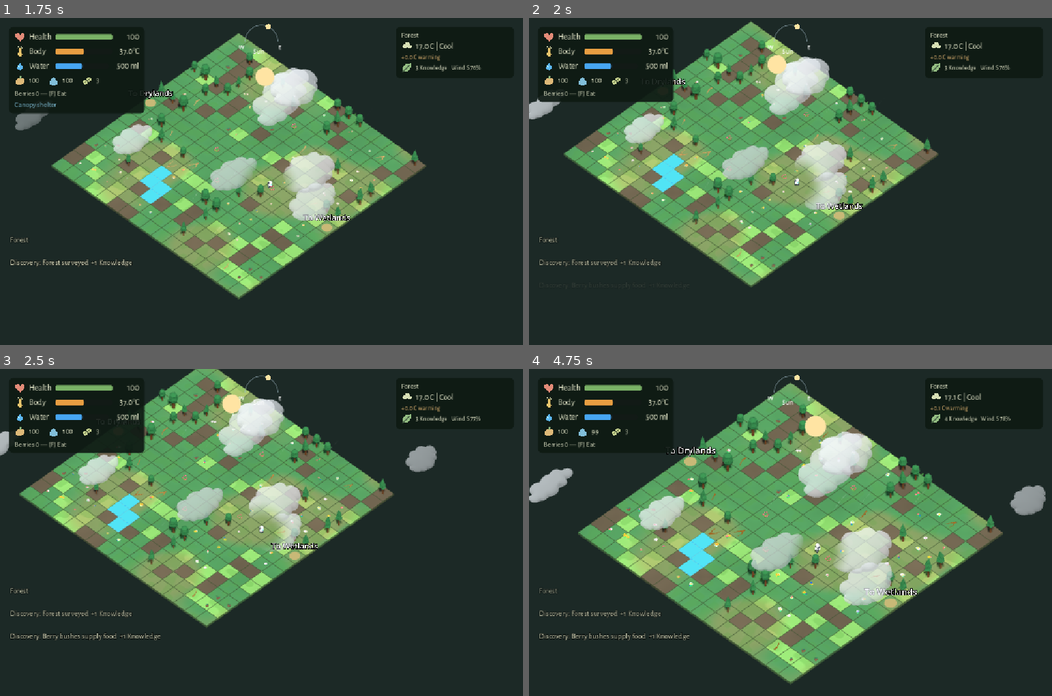
Above: before the commit, frames 1-4 (two rows, left to right).
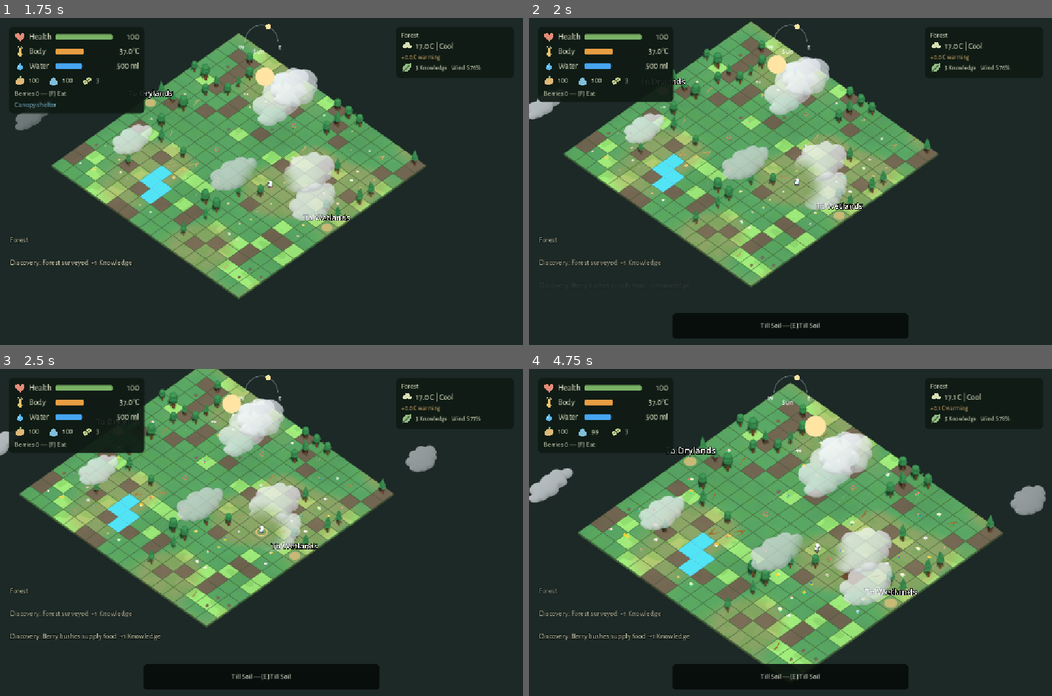
Above: after the commit, the same moments.

Repository: emir-masinovic/gameup-2026-nihilists
Game: Godot game, scene res://features/menus/main_menu.tscn
Same seed, same stepped clock (60 frames per second), same inputs: the game is played once before the commit and once after it.
Inputs (mouse positions are in pixels of both pictures, inside the frame that each line leads up to):
- Up to frame 1 (1.75 s): click "New Game" at 0.5 s; tap Enter (ui_accept) at 1.25 s; move the mouse to (376, 165) at 1.27 s; hold D (move_east) from 1.28 s (still down); hold F (eat) from 1.28 s (still down); click (376, 165) at 1.42 s; tap Space (chop_gather) at 1.52 s; tap E (interact) at 1.55 s
- Up to frame 2 (2 s): keep holding D (move_east); keep holding F (eat)
- Up to frame 3 (2.5 s): release D (move_east) at 2 s; release F (eat) at 2 s; drag from (156, 548) to (235, 597) at 2.02 s
- Up to frame 4 (4.75 s): move the mouse to (842, 460) at 2.77 s; hold D (move_east) 2.78-3.5 s; hold C (camera_mode_cycle) 2.78-3.5 s; tap E (interact) at 3.05, 4.55 s; drag from (764, 597) to (633, 483) at 3.52 s; move the mouse to (947, 581) at 4.27 s; hold A (move_west) from 4.28 s (still down); hold Mouse wheel up (camera_zoom_in) from 4.28 s (still down); tap Space (chop_gather) at 4.52 s

Frame 1 is identical in both runs. In frame 2, 3.4% of the frame differs, in the area x 27-73%, y 90-98%; in frame 3, 3.5%; in frame 4, 3.6%, in the area x 27-93%, y 14-98%.

Commit message:
fix: restore tilling on spawn routes

Diff:
--- a/features/levels/forest/forest_interactions.gd
+++ b/features/levels/forest/forest_interactions.gd
@@ -142,7 +142,7 @@
 
 	# Priority 3: Prepare eligible untilled soil underfoot before filling.
 	# Requirement: "Sadece bulunduğun hücrenin üzerindeki toprak çapalanabilir, ağaç kesme işlemi gibi bir sonraki hücredeki toprak değil."
-	if not current_cell.get("tree",false) and not current_cell. …(146 unchanged characters)… ot current_cell.get("tilled",false) and not grid._protected_route(player) and player != grid.objective:
+	if not current_cell.get("tree",false) and not current_cell. …(146 unchanged characters)… ot current_cell.get("tilled",false) and player != grid.start and player != grid.objective:
 		target = player
 		origin = player
 		progress = 0.0
--- a/tests/TestFarmingIntegration.gd
+++ b/tests/TestFarmingIntegration.gd
@@ -155,6 +155,11 @@
 	var pond = soil(world.grid,pond_cell)
 	pond.terrain = "water"
 	pond.water_level = 1.0
+	# Tilling is now allowed on the spawn column. Use already prepared shore
+	# so this case isolates filling; route planting remains legitimately excluded.
+	var shore = soil(world.grid,Vector2i(8,4))
+	shore.tilled = true
+	shore.prepared = true
 	player.cell = Vector2i(8,4)
 	player.position = world.grid.world_position(player.cell)
 	player.facing = Vector2i.LEFT
--- a/tests/drink_and_stump_test.gd
+++ b/tests/drink_and_stump_test.gd
@@ -103,6 +103,7 @@
 	data.prepared = false
 	check(actions.begin(stand,Vector2i.DOWN,"interact") and actions.action_kind == "till_soil","Valid underfoot soil preparation wins over filling")
 	actions.cancel()
+	await verify_till_input(level)
 	var settings = root.get_node("SettingsManager")
 	var old = settings.bindings.duplicate(true)
 	settings.bindings.interact = [KEY_K,0]
@@ -117,3 +118,57 @@
 	await process_frame
 	print("DRINK AND STUMP: ",checks," checks, ",failures," failures")
 	quit(failures)
+
+# Normal keyboard dispatch -> preview -> timed action -> authoritative soil mutation.
+# Only time advancement is controlled; never call begin/prepare/till directly here.
+func verify_till_input(level: Node3D):
+	var settings = root.get_node("SettingsManager")
+	var bindings = settings.bindings.duplicate(true)
+	settings.bindings.interact = [KEY_E,0]
+	settings.apply_settings()
+	var player = level.get_node("GridPlayer")
+	var original_cell = player.cell
+	var original_facing = player.facing
+	var original_position = player.position
+	var grid = level.grid
+	var clean = {"tree":false,"tree_state":"removed","log":false,"berry_bush":false,"water":false,"water_depth":0.0,"water_level":0.0,"tilled":false,"prepared":false,"burning":false,"burned":false,"pending_seeds":0}
+	for cell in [Vector2i(10,8),Vector2i(8,10),Vector2i(6,6)]:
+		for terrain in ["grass","soil"]:
+			var data = grid.cells[cell.y*grid.SIZE+cell.x]
+			data.merge(clean,true);data.terrain = terrain
+			grid.cells[cell.y*grid.SIZE+cell.x+1].merge(clean,true)
+			player.cell = cell;player.position = grid.world_position(cell);player.facing = Vector2i.RIGHT
+			level.interactions.cancel()
+			level._update_interaction_marker()
+			var label = terrain+" "+str(cell)
+			check(level.hud.get_node("Context").text.contains("Till Soil"),"Till preview on "+label)
+			var key = InputEventKey.new()
+			key.keycode = KEY_E;key.physical_keycode = KEY_E;key.pressed = true
+			root.push_input(key)
+			await process_frame
+			check(level.interactions.action_kind == "till_soil" and level.interactions.target == cell,"E dispatch starts underfoot tilling on "+label)
+			check(player.is_tilling,"Normal E dispatch equips hoe on "+label)
+			key = key.duplicate();key.pressed = false;root.push_input(key)
+			level._tick_context_action(0.81)
+			check(data.tilled and data.prepared and data.terrain == "soil","Completion prepares "+label)
+			check(level.interactions.target.x < 0 and not player.is_tilling,"Till completion clears action/tool on "+label)
+			if grid._protected_route(cell):
+				check(not level.planting.availability(grid,cell).available,"Planting still protects the spawn route on "+label)
+	# Spawn/objective and genuine occupied cells must still refuse tilling.
+	for cell in [grid.start,grid.objective,Vector2i(6,6)]:
+		var data = grid.cells[cell.y*grid.SIZE+cell.x]
+		data.merge(clean,true);data.terrain = "grass"
+		grid.cells[cell.y*grid.SIZE+cell.x+1].merge(clean,true)
+		player.cell = cell;player.facing = Vector2i.RIGHT
+		var blockers = ["spawn"] if cell == grid.start else ["objective"] if cell == grid.objective else ["tree","log","berry_bush","water","burning"]
+		for blocker in blockers:
+			data.merge(clean,true)
+			if blocker not in ["spawn","objective"]: data[blocker] = true
+			if blocker == "water": data.water_depth = 1.0
+			var key = InputEventKey.new();key.keycode = KEY_E;key.physical_keycode = KEY_E;key.pressed = true
+			root.push_input(key);await process_frame
+			check(level.interactions.action_kind != "till_soil","E preserves tilling exclusion: "+blocker)
+			key = key.duplicate();key.pressed = false;root.push_input(key)
+			level.interactions.cancel()
+	player.cell = original_cell;player.facing = original_facing;player.position = original_position
+	settings.bindings = bindings;settings.apply_settings()
